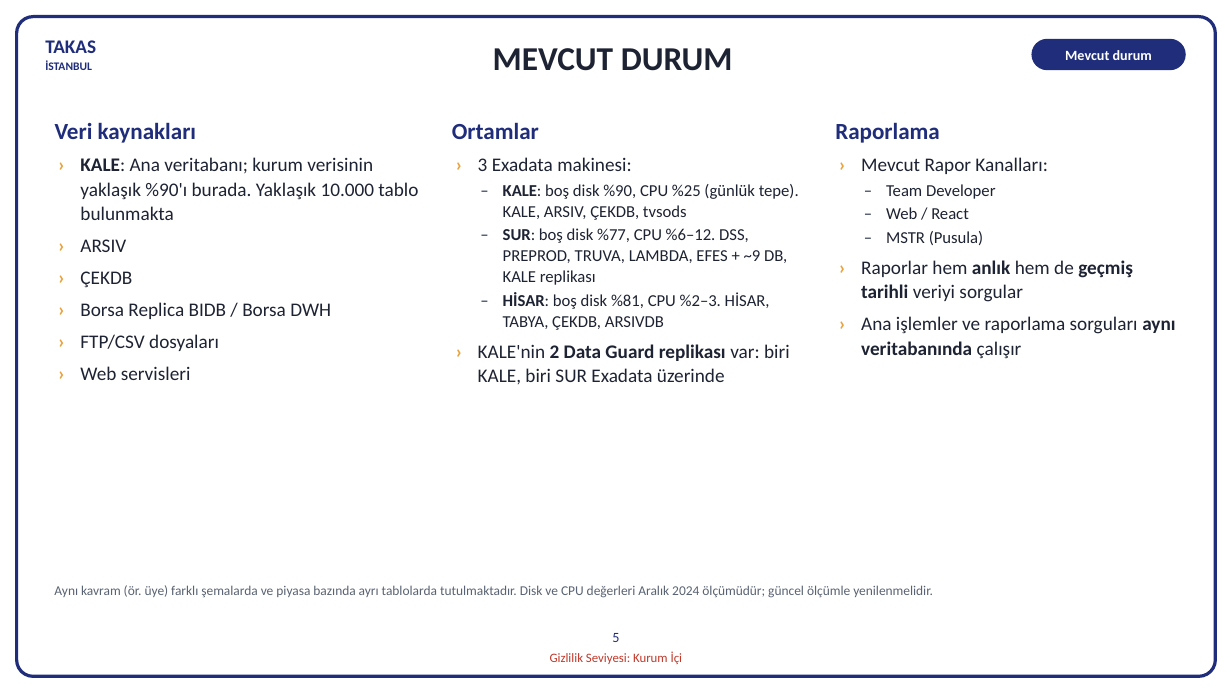
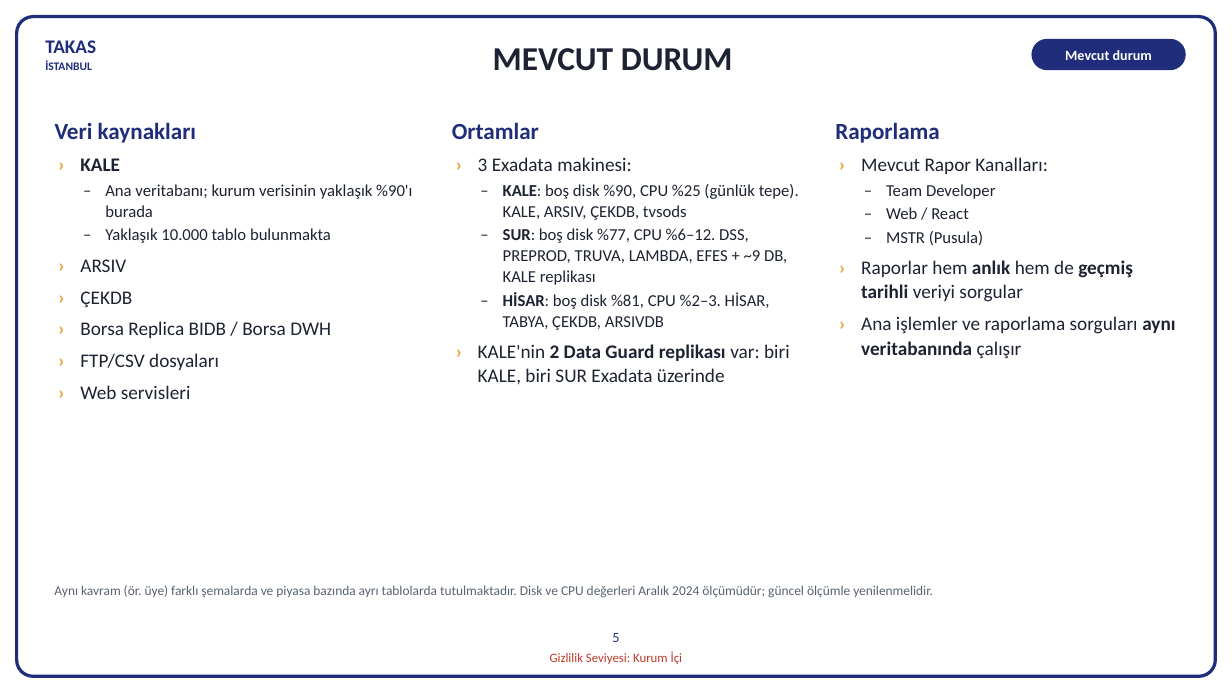
Before and after one commit to hanifidemirel0/Cursor-Projects, a slide deck: slide 5 of outputs/dwh-sunum-kasim-2026/5 - DWHSunum_Kasim2026.pptx. Drawn at 1232x693 pixels with LibreOffice and Linux fonts; fonts in the diff are those of the drawing. Boxes give left, top, right and bottom in pixels: in the first picture for what was removed or moved away, otherwise in the second. Text is boxed around its words. In the diff, an @@ line names an element or a change of style, - is before the commit and + after.

```diff
--- a/outputs/dwh-sunum-kasim-2026/5 - DWHSunum_Kasim2026.pptx
+++ b/outputs/dwh-sunum-kasim-2026/5 - DWHSunum_Kasim2026.pptx
@@ text at <box>80,158,412,243</box>: text changed; size 15 to 13 pt @@
-› KALE: Ana veritabanı; kurum verisinin yaklaşık %90'ı burada. Yaklaşık 10.000 tablo bulunmakta
+› KALE
+– Ana veritabanı; kurum verisinin yaklaşık %90'ı burada
+– Yaklaşık 10.000 tablo bulunmakta
```
Also in this commit, not shown: 2 other files.
